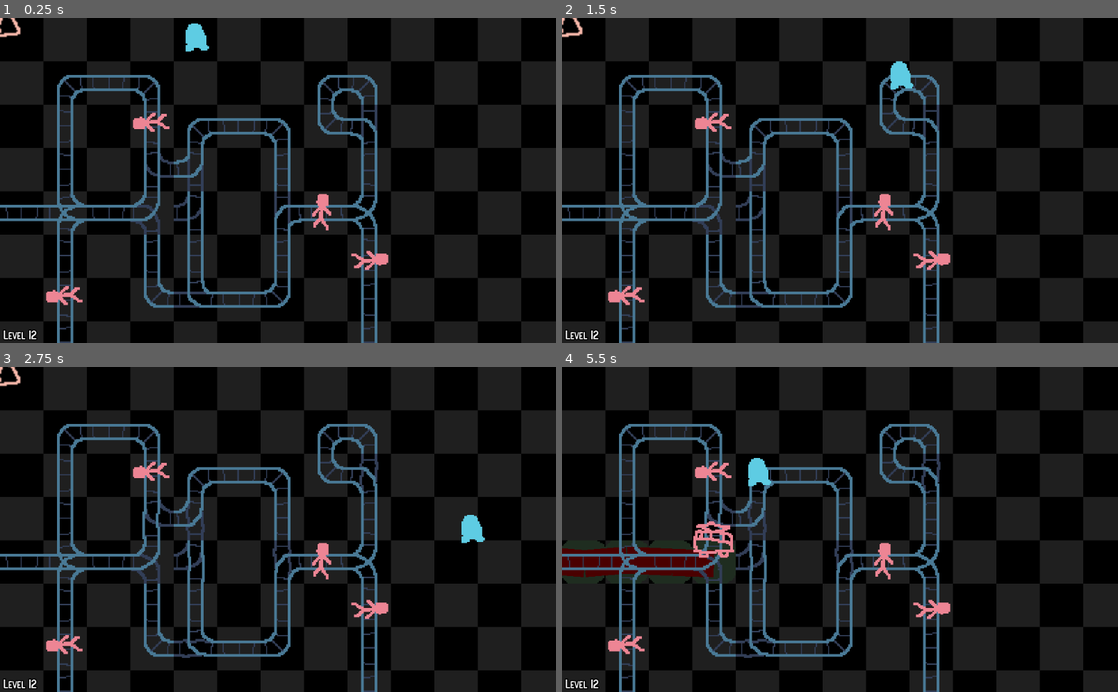
Above: before the commit, frames 1-4 (two rows, left to right).
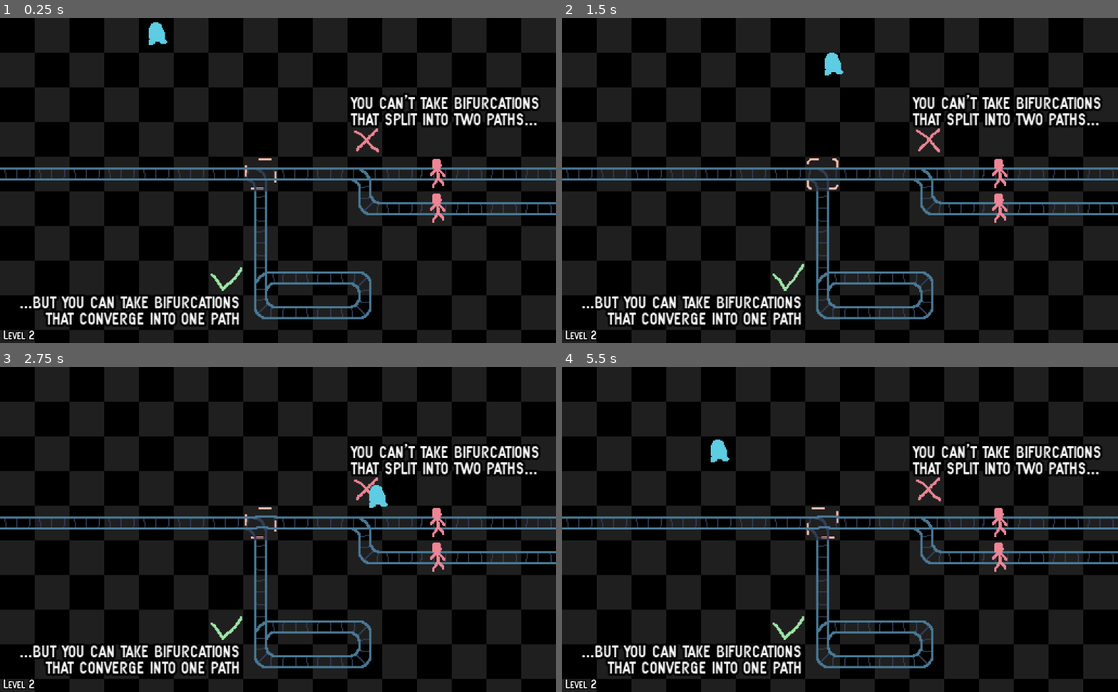
Above: after the commit, the same moments.

Repository: albertnez/ld50
Game: Godot game, scene res://scenes/world.tscn
The game is run twice, just before and just after one commit, with the same random seed, the same clock (stepped at 60 frames per second) and the same inputs.
Inputs:
- Up to frame 1 (0.25 s): no input
- Up to frame 2 (1.5 s): tap Enter (restart) at 0.5 s; hold Right (ui_right) 0.53-1.28 s; hold Down (ui_down) from 1.28 s (still down)
- Up to frame 3 (2.75 s): release Down (ui_down) at 2.03 s; hold Right (ui_right) from 2.03 s (still down)
- Up to frame 4 (5.5 s): release Right (ui_right) at 2.78 s; hold Up (ui_up) 2.78-3.53 s; hold Left (ui_left) 3.53-5.03 s; hold Down (ui_down) from 5.03 s (still down)

The runs differ from the first frame. In frame 1, 55% of the frame differs, in the area x 0-100%, y 0-100%; in frame 2, 56%; in frame 3, 56%; in frame 4, 56%.

Commit message:
First version of the line being drawn up until the trollehy

Diff:
--- a/scenes/levels/level01.tscn
+++ b/scenes/levels/level01.tscn
@@ -5,7 +5,7 @@
 [node name="TileMap" instance=ExtResource( 1 )]
 tile_data = PoolIntArray( 0, 0, 0, 1, 0, 0, 2, 0, 2, 3, 0, 0, 4, 0, 0, 5, 0, 1, 6, 0, 0, 7, 0, 65536, 8, 536870913, 131 …(872 unchanged characters)…
 
-[node name="IndicatorTilemap" parent="." index="0"]
+[node name="IndicatorTilemap" parent="." index="1"]
 tile_data = PoolIntArray( 262150, -536870912, 1 )
 
 [node name="DefaultLabel" parent="Control" index="0"]
@@ -15,8 +15,8 @@
 margin_bottom = 127.0
 text = "delay the trolley forever"
 
-[node name="TrolleyWarningSprite" parent="." index="5"]
-frame = 0
+[node name="ActionHoverIndicator" parent="." index="5"]
+frame = 6
 
-[node name="LevelTileHintSprite" parent="." index="7"]
-frame = 7
+[node name="LevelTileHintSprite" parent="." index="8"]
+frame = 9
--- a/scenes/levels/level02.tscn
+++ b/scenes/levels/level02.tscn
@@ -6,7 +6,7 @@
 [node name="TileMap" instance=ExtResource( 1 )]
 tile_data = PoolIntArray( 4, 536870913, 131072, 196608, 1, 196609, 327679, 536870913, 196608, 262144, 536870913, 0, 262 …(666 unchanged characters)…
 
-[node name="IndicatorTilemap" parent="." index="0"]
+[node name="IndicatorTilemap" parent="." index="1"]
 tile_data = PoolIntArray( 196618, 1, 3, 262151, -1073741824, 1, 458758, 1, 2 )
 
 [node name="DefaultLabel" parent="Control" index="0"]
@@ -36,6 +36,8 @@
 that converge into one path"
 align = 2
 
-[node name="TrolleyWarningSprite" parent="." index="5"]
-animation = "default"
-frame = 1
+[node name="ActionHoverIndicator" parent="." index="5"]
+frame = 4
+
+[node name="LevelTileHintSprite" parent="." index="8"]
+frame = 8
--- a/scenes/levels/level12.tscn
+++ b/scenes/levels/level12.tscn
@@ -12,14 +12,11 @@
 margin_right = 328.0
 margin_bottom = 66.0
 
-[node name="Camera2D" parent="." index="3"]
+[node name="Camera2D" parent="." index="4"]
 zoom = Vector2( 0.4, 0.4 )
 
-[node name="ActionHoverIndicator" parent="." index="4"]
-frame = 0
+[node name="ActionHoverIndicator" parent="." index="5"]
+frame = 2
 
-[node name="TrolleyWarningSprite" parent="." index="5"]
-frame = 1
-
-[node name="LevelTileHintSprite" parent="." index="7"]
-frame = 1
+[node name="LevelTileHintSprite" parent="." index="8"]
+frame = 7
--- a/scenes/tilemap.gd
+++ b/scenes/tilemap.gd
@@ -79,6 +79,10 @@
 }
 
 
+func set_trolley_for_vfx(trolley : Node2D) -> void:
+	_line_drawer.set_tip_point(trolley)
+
+
 func coord_is_bifurcation(coord: Vector2) -> bool:
 	return coord in [Vector2(1, 1), Vector2(2, 1)]
 
--- a/scenes/tilemap.tscn
+++ b/scenes/tilemap.tscn
@@ -172,7 +172,6 @@
 tile_set = ExtResource( 1 )
 cell_size = Vector2( 32, 32 )
 format = 1
-tile_data = PoolIntArray( 0, 0, 0, 1, 0, 0, 2, 0, 2, 3, 0, 0, 4, 0, 0, 5, 0, 1, 6, 0, 0, 7, 0, 65536, 65538, -1610612736, 0, 65541, 1610612736, 3, 65542, 1610612736, 0, 65543, 0, 65536, 131074, -1610612736, 0, 196610, -1073741824, 1, 196611, 1073741824, 0, 196612, 1073741824, 0, 196613, -536870912, 3, 262146, -2147483648, 1, 262147, 1073741824, 0, 262148, 1073741824, 0, 262149, 1073741824, 3 )
 script = ExtResource( 2 )
 
 [node name="ChessBackground" type="Sprite" parent="."]
@@ -211,12 +210,13 @@
 
 [node name="ActionHoverIndicator" type="AnimatedSprite" parent="."]
 frames = SubResource( 26 )
-frame = 7
+frame = 9
 playing = true
 
 [node name="TrolleyWarningSprite" type="AnimatedSprite" parent="."]
 visible = false
 frames = SubResource( 2 )
+frame = 1
 playing = true
 
 [node name="TrolleyWarningTimer" type="Timer" parent="."]
@@ -227,7 +227,7 @@
 show_behind_parent = true
 scale = Vector2( 0.91, 0.91 )
 frames = SubResource( 15 )
-frame = 8
+frame = 7
 playing = true
 
 [node name="LineDrawer" parent="." instance=ExtResource( 9 )]
--- a/scenes/vfx/line_drawer.gd
+++ b/scenes/vfx/line_drawer.gd
@@ -7,9 +7,15 @@
 export (float, 0.5, 64.0) var LINE_WIDTH = 2.0
 export (float, 0.0, 20.0) var POINT_SHIFT_RADIUS = 10.0
 
+var TIP_POINT : Node2D = null
+
 
 func add_point(point : Vector2) -> void:
 	_points.append(point)
+
+
+func set_tip_point(tip : Node2D) -> void:
+	TIP_POINT = tip
 
 
 func _shifted_point(point : Vector2) -> Vector2:
@@ -29,6 +35,9 @@
 		draw_line(last_point, point, LINE_COLOR, LINE_WIDTH)
 		last_point = point
 
+	if TIP_POINT and TIP_POINT.position != Vector2.INF and last_point != Vector2.INF:
+		draw_line(last_point, TIP_POINT.position, LINE_COLOR, LINE_WIDTH)
+
 
 func _ready() -> void:
 	# Debugging
--- a/scenes/world.gd
+++ b/scenes/world.gd
@@ -4,7 +4,7 @@
 
 var _toggle_triggered_trolley_already := false
 onready var _player := $ScaledView/Player
-onready var _tilemap := $ScaledView/TileMap
+onready var _tilemap : MyTileMap = $ScaledView/TileMap
 onready var _trolley := $ScaledView/Trolley
 onready var _trolley_timer := $LevelStartTrolleyTimer
 onready var _level_completed_timer := $LevelCompletedTimer
@@ -38,6 +38,7 @@
 	_player.position = _tilemap.get_player_starting_world_position()
 	_trolley.set_process(false)
 	_trolley.position = Vector2.INF
+	_tilemap.set_trolley_for_vfx(_trolley)
 	if not GlobalState.trolley_waits_for_player():
 		# On Menu, trolley starts upon player action
 		_trolley_timer.start(_tilemap.TROLLEY_WAIT_TIME)
--- a/scenes/world.tscn
+++ b/scenes/world.tscn
@@ -14,7 +14,7 @@
 
 [node name="World" type="Node2D"]
 script = ExtResource( 1 )
-_current_level = 12
+_current_level = 2
 
 [node name="ScaledView" type="Node2D" parent="."]
 
